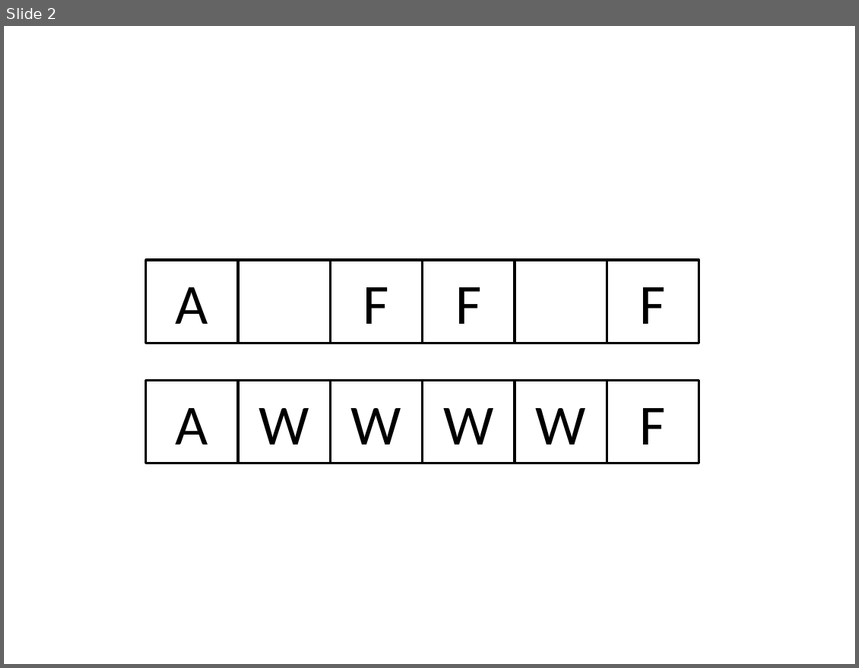
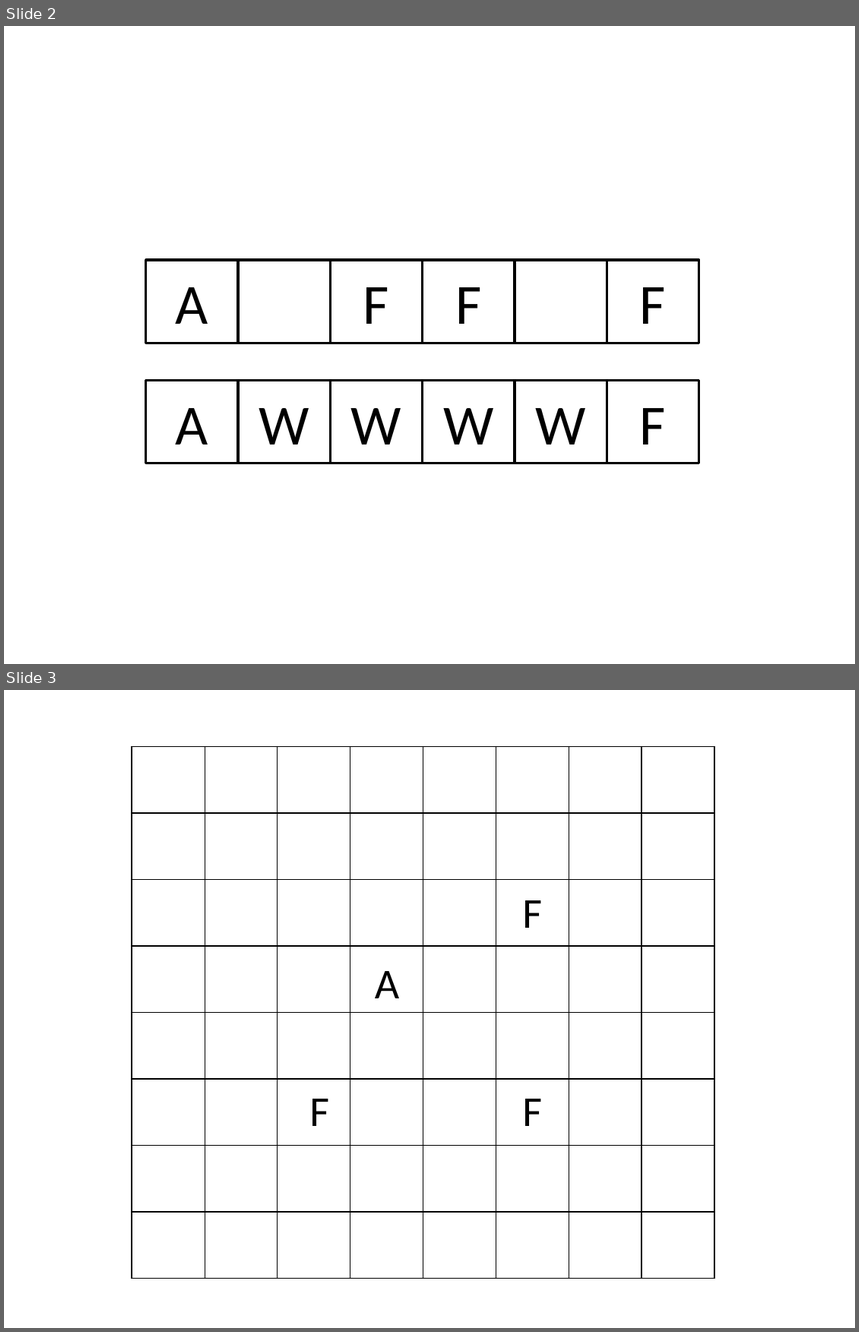
Before and after one commit to lono175/Thesis, a slide deck: figures/figures.pptx. Shown one above the other, each under a label of ours: slide 2 before the commit, slides 2 and 3 after it. The pictures are 859x668 and 859x1332 pixels, drawn with LibreOffice and Linux fonts; fonts in the diff are those of the drawing. Boxes give left, top, right and bottom in pixels: in the first picture for what was removed or moved away, otherwise in the second. Text is boxed around its words. In the diff, an @@ line names an element or a change of style, - is before the commit and + after.

```diff
--- a/figures/figures.pptx
+++ b/figures/figures.pptx
@@ slide 3 added at (4,690,855,1328), background #FFFFFF @@
@@ table added at (132,747,716,1279), 8 rows, 8 columns @@
+ |  |  |  |  |  |  | 
+ |  |  |  |  |  |  | 
+ |  |  |  |  |  |  | 
+ |  |  |  |  |  |  | 
+ |  |  |  |  |  |  | 
+ |  |  |  |  |  |  | 
+ |  |  |  |  |  |  | 
+ |  |  |  |  |  |  | 
@@ text added at (522,901,542,928), 36 pt, text #000000 @@
+F
@@ text added at (375,971,399,999), 36 pt, text #000000 @@
+A
@@ text added at (310,1099,329,1126), 36 pt, text #000000 @@
+F
@@ text added at (522,1099,542,1126), 36 pt, text #000000 @@
+F
```
Also in this commit, not shown: 1 other slide added, 4 other files.
